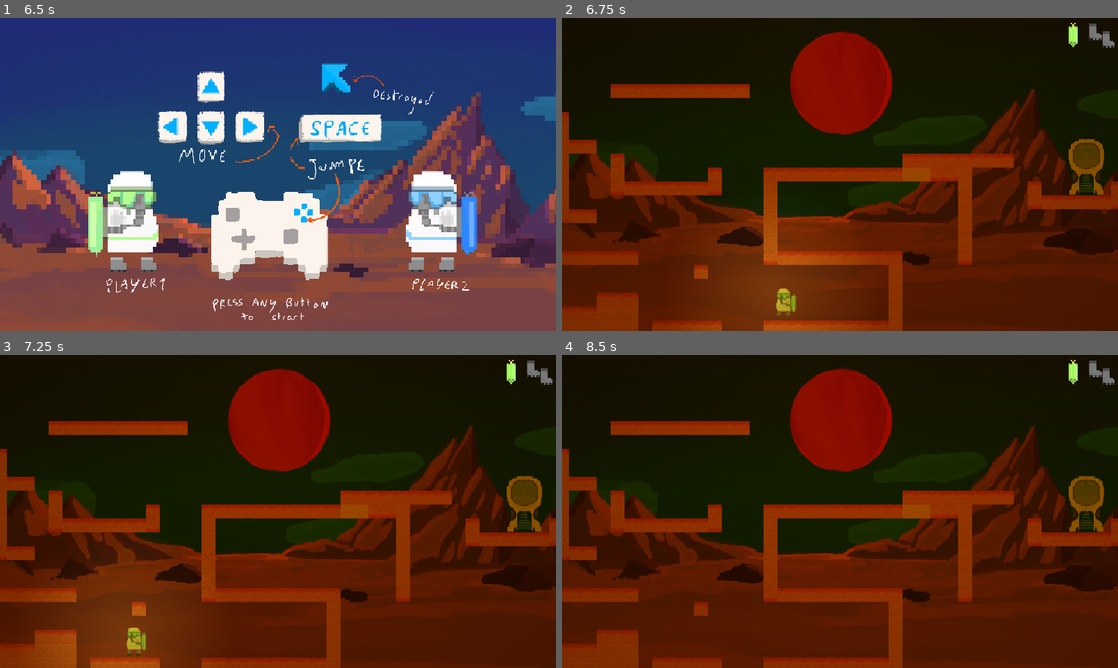
Above: before the commit, frames 1-4 (two rows, left to right).
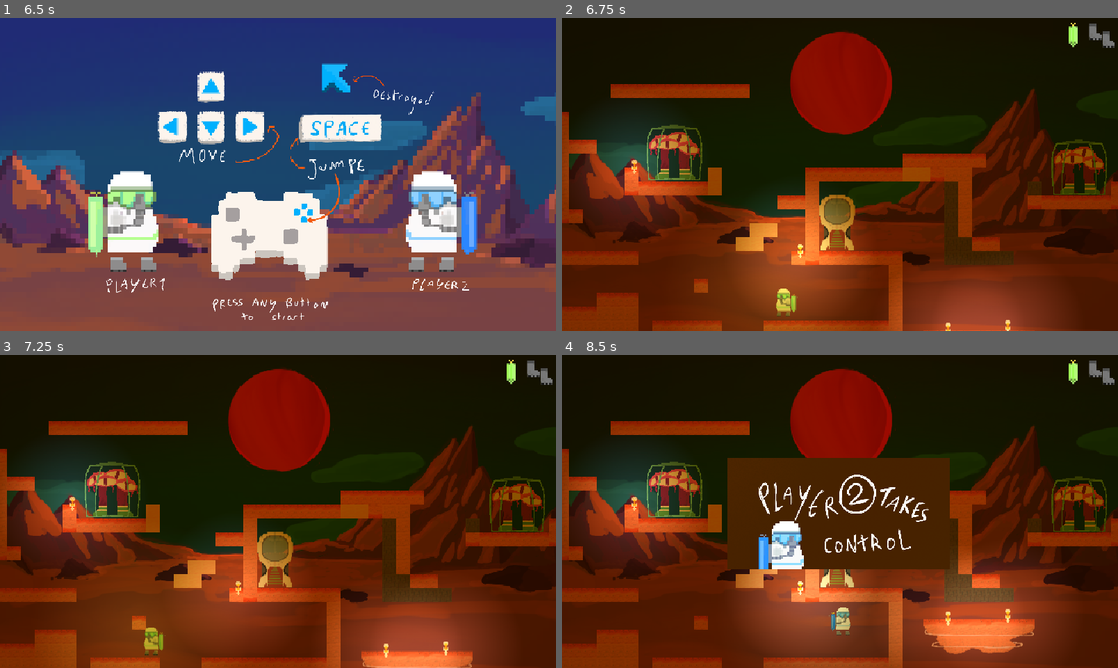
Above: after the commit, the same moments.

Repository: LeResteDuMonde/GameJamPSU
Game: Godot game, scene res://scene/Main.tscn
Two runs of this game, one before a commit and one after it. Both use one fixed random seed, a clock stepped at 60 frames per second and the inputs below.
Inputs (mouse positions are in pixels of both pictures, inside the frame that each line leads up to):
- Up to frame 1 (6.5 s): tap Enter at 0.5, 4.25, 5.75 s; move the mouse to (400, 158) at 0.52 s; press the mouse at (400, 158) at 0.53 s; hold D (right) 0.53-2.03 s; tap Space (jump) at 0.77, 1.52, 2, 3.02, 3.77, 4.52, 5, 6.02 s; move the mouse to (166, 190) at 1.27 s; release the mouse at (166, 190) at 1.28 s; click (166, 190) at 1.35 s; move the mouse to (333, 105) at 2.02 s; press the mouse at (333, 105) at 2.03 s; hold A (left) 2.03-2.78 s; move the mouse to (250, 237) at 2.77 s; release the mouse at (250, 237) at 2.78 s; hold D (right) 2.78-4.28 s; click (250, 237) at 2.85 s; move the mouse to (444, 221) at 3.52 s; press the mouse at (444, 221) at 3.53 s; move the mouse to (111, 127) at 4.27 s; release the mouse at (111, 127) at 4.28 s; hold A (left) 4.28-5.03 s; click (111, 127) at 4.35 s; move the mouse to (305, 174) at 5.02 s; press the mouse at (305, 174) at 5.03 s; hold D (right) 5.03-5.78 s; move the mouse to (194, 96) at 5.77 s; release the mouse at (194, 96) at 5.78 s; hold A (left) from 5.78 s (still down); click (194, 96) at 5.85 s
- Up to frame 2 (6.75 s): keep holding A (left); tap Space (jump) at 6.5 s; move the mouse to (962, 158) at 6.52 s; press the mouse at (962, 158) at 6.53 s
- Up to frame 3 (7.25 s): keep holding A (left); tap Space (jump) at 6.77 s
- Up to frame 4 (8.5 s): move the mouse to (728, 527) at 7.27 s; release A (left) at 7.28 s; release the mouse at (728, 527) at 7.28 s; hold D (right) from 7.28 s (still down); click (728, 527) at 7.35 s; tap Space (jump) at 7.52 s; move the mouse to (895, 442) at 8.02 s; press the mouse at (895, 442) at 8.03 s

Frame 1 is identical in both runs. In frame 2, 19% of the frame differs, in the area x 2-98%, y 32-100%; in frame 3, 20%; in frame 4, 34%.

Commit message:
level2

Diff:
--- a/scene/Level2.tscn
+++ b/scene/Level2.tscn
@@ -1,10 +1,13 @@
-[gd_scene load_steps=6 format=3 uid="uid://c3y5bd0op8lmp"]
+[gd_scene load_steps=9 format=3 uid="uid://c3y5bd0op8lmp"]
 
 [ext_resource type="Texture2D" uid="uid://hsu4ai50ifts" path="res://sprite/background.png" id="1_glgcc"]
 [ext_resource type="Script" path="res://script/level.gd" id="1_k8nad"]
 [ext_resource type="Script" path="res://script/tiles.gd" id="2_meyeh"]
 [ext_resource type="PackedScene" uid="uid://dn6nb5cwjnt1m" path="res://scene/StarShip.tscn" id="3_c4aer"]
 [ext_resource type="PackedScene" uid="uid://cnt7ywbo2jfs7" path="res://scene/Sun.tscn" id="4_ewjcb"]
+[ext_resource type="PackedScene" uid="uid://clx0tvtrn2uj6" path="res://scene/CagedMonster.tscn" id="6_dlo77"]
+[ext_resource type="PackedScene" uid="uid://7keiadubnxu6" path="res://scene/MoovingPlatform.tscn" id="7_7mklq"]
+[ext_resource type="PackedScene" uid="uid://dbcd6fr84pr3u" path="res://scene/Lamp.tscn" id="7_gfa2a"]
 
 [node name="Level2" type="Node2D"]
 script = ExtResource("1_k8nad")
@@ -17,10 +20,34 @@
 script = ExtResource("2_meyeh")
 
 [node name="StarShip" parent="." instance=ExtResource("3_c4aer")]
-position = Vector2(283, -106)
+position = Vector2(-4, 26)
 
 [node name="PlayerSpawn" type="Node2D" parent="."]
 position = Vector2(-1, 126)
 
 [node name="Sun" parent="." instance=ExtResource("4_ewjcb")]
 position = Vector2(1, -103)
+
+[node name="CagedMonster" parent="." instance=ExtResource("6_dlo77")]
+position = Vector2(-200, -22)
+
+[node name="CagedMonster2" parent="." instance=ExtResource("6_dlo77")]
+position = Vector2(266, -5)
+
+[node name="LightSource" parent="." instance=ExtResource("7_gfa2a")]
+position = Vector2(-46, 88)
+
+[node name="MoovingPlatform" parent="." instance=ExtResource("7_7mklq")]
+position = Vector2(160, 180)
+speed = 0.02
+amplitude = 30.0
+angle = 90.0
+
+[node name="LightSource2" parent="MoovingPlatform" instance=ExtResource("7_gfa2a")]
+position = Vector2(-36, -31)
+
+[node name="LightSource3" parent="MoovingPlatform" instance=ExtResource("7_gfa2a")]
+position = Vector2(33, -34)
+
+[node name="LightSource2" parent="." instance=ExtResource("7_gfa2a")]
+position = Vector2(-237, -9)
Not shown, changed: tileMap/level2.txt
